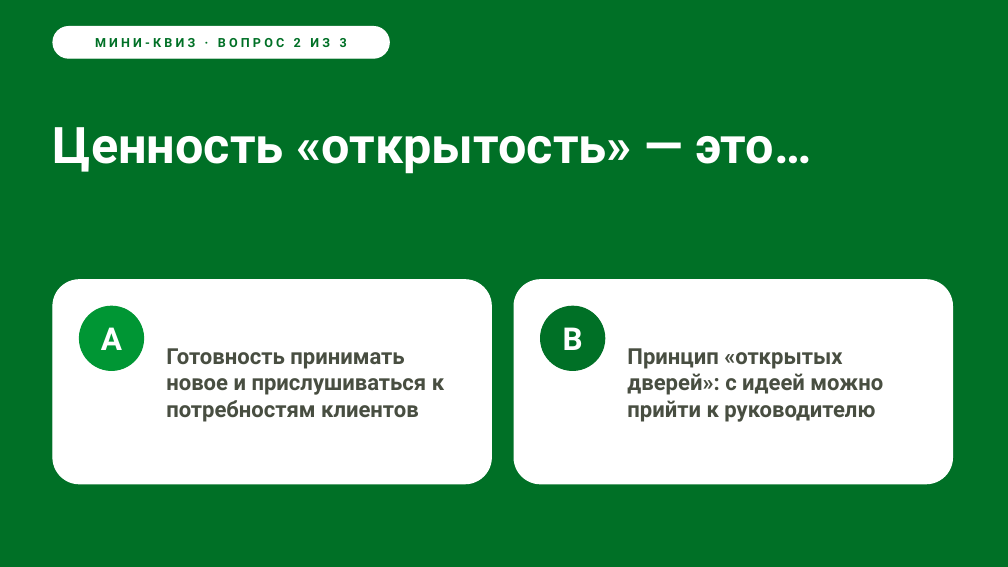
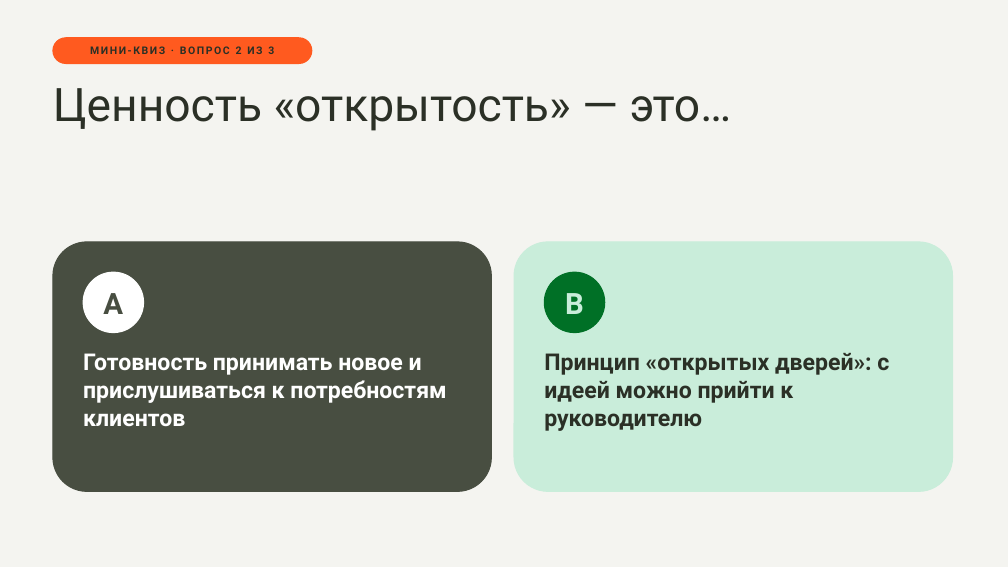
Before and after one commit to hriwayhr/HR-projects, a slide deck: slide 23 of presentations/HR-iway-onboarding-2026.pptx. Drawn at 1008x567 pixels with LibreOffice and Linux fonts; fonts in the diff are those of the drawing. Boxes give left, top, right and bottom in pixels: in the first picture for what was removed or moved away, otherwise in the second. Text is boxed around its words. In the diff, an @@ line names an element or a change of style, - is before the commit and + after.

```diff
--- a/presentations/HR-iway-onboarding-2026.pptx
+++ b/presentations/HR-iway-onboarding-2026.pptx
@@ background #007026 to #F4F4F0 @@
@@ text "МИНИ-КВИЗ · ВОПРОС 2 ИЗ ...": place and size @@
-text "МИНИ-КВИЗ · ВОПРОС 2 ИЗ ..." at <box>95,38,347,47</box>
+text "МИНИ-КВИЗ · ВОПРОС 2 ИЗ ..." at <box>90,46,274,54</box>
@@ text "МИНИ-КВИЗ · ВОПРОС 2 ИЗ ..." at <box>90,46,274,54</box>: size 12 to 10 pt, text colour #007026 to #2B3026, letter spacing 3 to 1.5 pt @@
@@ rounded rectangle: place and size @@
-rounded rectangle at <box>53,26,389,58</box>
+rounded rectangle at <box>53,38,312,64</box>
@@ rounded rectangle at <box>53,38,312,64</box>: fill #FFFFFF to #FF5A1F; outline #FFFFFF 1 pt to #FF5A1F 1 pt @@
@@ title "Ценность «открытость» — это…": place and size @@
-title "Ценность «открытость» — это…" at <box>53,127,811,174</box>
+title "Ценность «открытость» — это…" at <box>53,88,732,131</box>
@@ title "Ценность «открытость» — это…" at <box>53,88,732,131</box>: size 48 to 44 pt, text colour #FFFFFF to #2B3026, bold off @@
@@ rounded rectangle: place and size @@
-rounded rectangle at <box>53,280,492,484</box>
+rounded rectangle at <box>53,242,492,492</box>
@@ rounded rectangle at <box>53,242,492,492</box>: fill #FFFFFF to #484E41; outline #FFFFFF 1 pt to #484E41 1 pt; proportions changed @@
@@ rounded rectangle: place and size @@
-rounded rectangle at <box>514,280,953,484</box>
+rounded rectangle at <box>514,242,953,492</box>
@@ rounded rectangle at <box>514,242,953,492</box>: fill #FFFFFF to #C9EDDA; outline #FFFFFF 1 pt to #C9EDDA 1 pt; proportions changed @@
@@ text "A": place and size @@
-text "A" at <box>101,327,122,350</box>
+text "A" at <box>103,293,123,314</box>
@@ text "A" at <box>103,293,123,314</box>: size 30 to 28 pt, text colour #FFFFFF to #484E41 @@
@@ ellipse: place and size @@
-ellipse at <box>79,306,144,371</box>
+ellipse at <box>83,272,144,333</box>
@@ ellipse at <box>83,272,144,333</box>: fill #009634 to #FFFFFF; outline #009634 1 pt to #FFFFFF 1 pt @@
@@ text "B": place and size @@
-text "B" at <box>563,327,583,350</box>
+text "B" at <box>565,293,584,314</box>
@@ text "B" at <box>565,293,584,314</box>: size 30 to 28 pt, text colour #FFFFFF to #C9EDDA @@
@@ ellipse: place and size @@
-ellipse at <box>541,306,605,371</box>
+ellipse at <box>544,272,605,333</box>
@@ text "Готовность принимать новое и прислушиваться ...": place and size @@
-text "Готовность принимать новое и прислушиваться ..." at <box>166,348,444,422</box>
+text "Готовность принимать новое и прислушиваться ..." at <box>83,353,446,426</box>
@@ text "Готовность принимать новое и прислушиваться ..." at <box>83,353,446,426</box>: size 21 to 22 pt, text colour #484E41 to #FFFFFF; vertical alignment middle to top @@
@@ text "Принцип «открытых дверей»: с идеей ...": place and size @@
-text "Принцип «открытых дверей»: с идеей ..." at <box>627,348,883,422</box>
+text "Принцип «открытых дверей»: с идеей ..." at <box>544,353,889,431</box>
@@ text "Принцип «открытых дверей»: с идеей ..." at <box>544,353,889,431</box>: size 21 to 22 pt, text colour #484E41 to #2B3026; vertical alignment middle to top @@
```
Also in this commit, not shown: 27 other slides changed, 4 other files.
